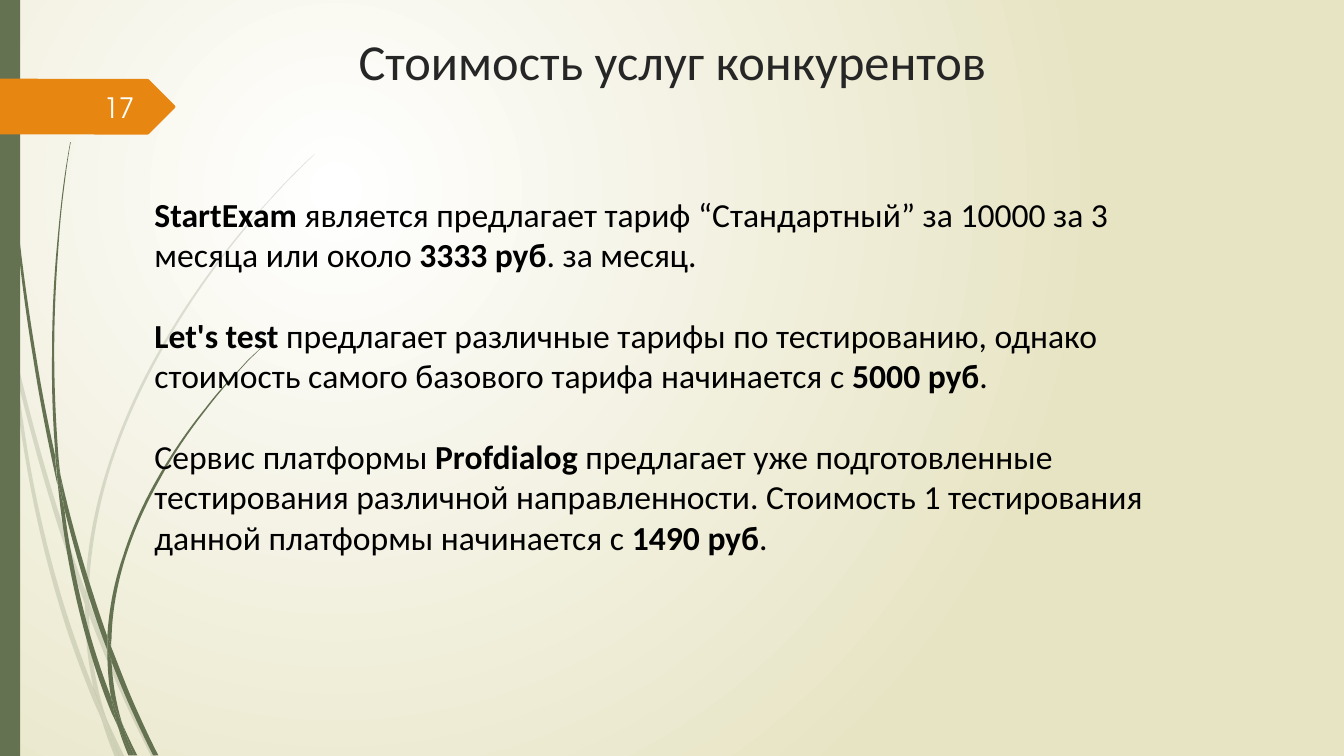
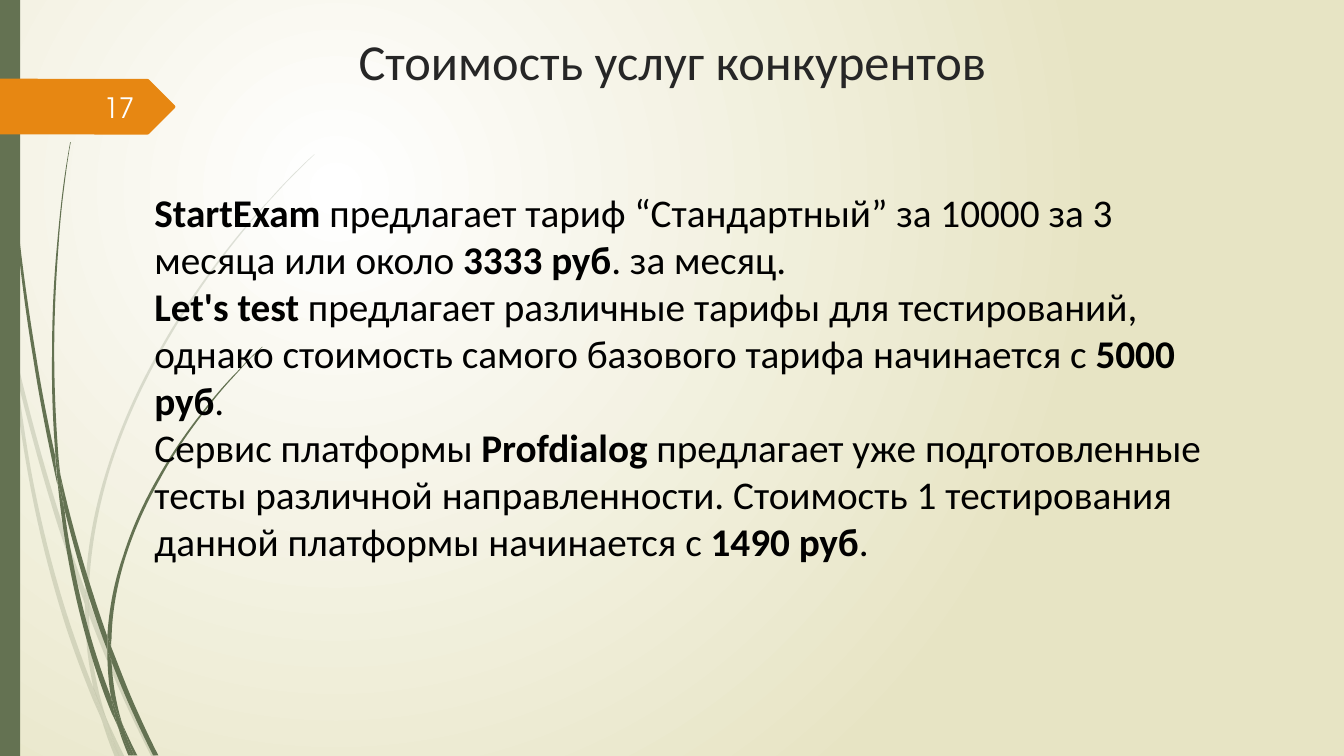
Before and after one commit to Csar9000/Quality-of-life-assessment-system, a slide deck: slide 17 of Документы/Презентация ВКР.pptx. Drawn at 1344x756 pixels with LibreOffice and Linux fonts; fonts in the diff are those of the drawing. Boxes give left, top, right and bottom in pixels: in the first picture for what was removed or moved away, otherwise in the second. Text is boxed around its words. In the diff, an @@ line names an element or a change of style, - is before the commit and + after.

```diff
--- a/Документы/Презентация ВКР.pptx
+++ b/Документы/Презентация ВКР.pptx
@@ text at [154, 199, 1201, 563]: text changed; size 24 to 28 pt @@
-StartExam является предлагает тариф “Стандартный” за 10000 за 3 месяца или около 3333 руб. за месяц.
-Let's test предлагает различные тарифы по тестированию, однако стоимость самого базового тарифа начинается с 5000 руб.
-Сервис платформы Profdialog предлагает уже подготовленные тестирования различной направленности. Стоимость 1 тестирования данной платформы начинается с 1490 руб.
+StartExam предлагает тариф “Стандартный” за 10000 за 3 месяца или около 3333 руб. за месяц.
+Let's test предлагает различные тарифы для тестирований, однако стоимость самого базового тарифа начинается с 5000 руб.
+Сервис платформы Profdialog предлагает уже подготовленные тесты различной направленности. Стоимость 1 тестирования данной платформы начинается с 1490 руб.
```
Also in this commit, not shown: 4 other slides changed, 2 other files.
